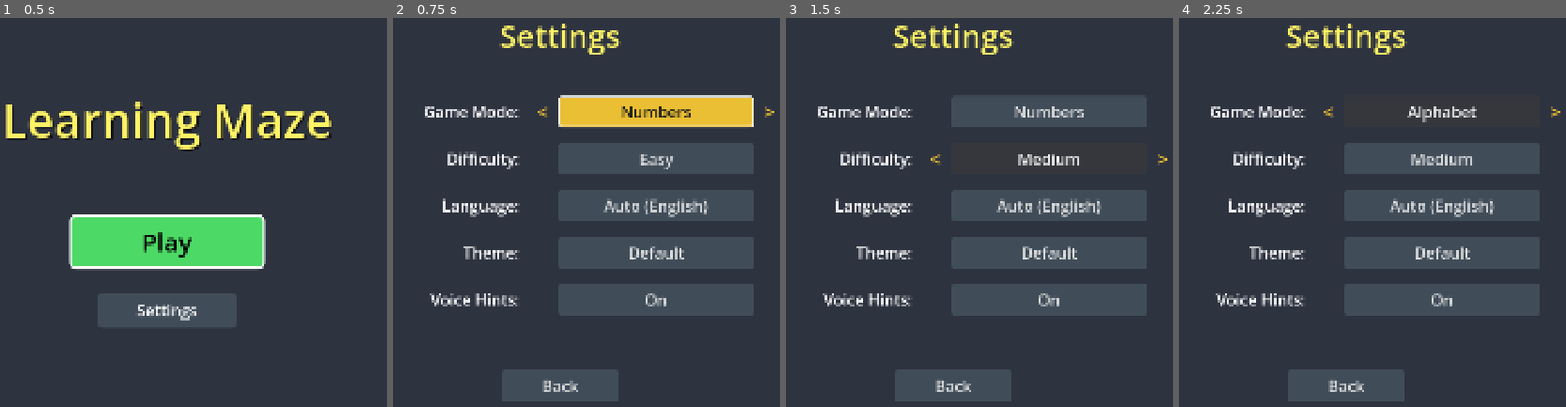
Above: before the commit, frames 1-4 (left to right).
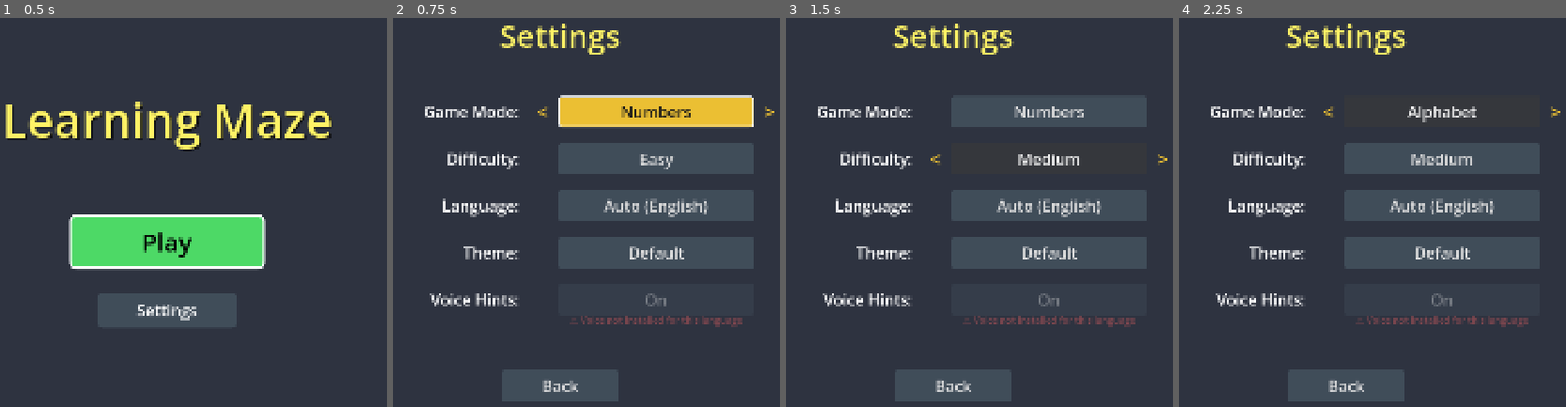
Above: after the commit, the same moments.

Repository: hausie007/LearingTVMaze
Game: Godot game, scene res://scenes/main_menu.tscn
Same seed, same stepped clock (60 frames per second), same inputs: the game is played once before the commit and once after it.
Inputs:
- Up to frame 1 (0.5 s): no input
- Up to frame 2 (0.75 s): click "Settings" at 0.5 s
- Up to frame 3 (1.5 s): click "Easy" at 1.25 s
- Up to frame 4 (2.25 s): click "Numbers" at 2 s

Frame 1 is identical in both runs. In frame 2, 0.6% of the frame differs, in the area x 45-91%, y 70-80%; in frame 3, 0.6%; in frame 4, 0.6%.

Commit message:
TTS voice check

Diff:
--- a/data/translations.csv
+++ b/data/translations.csv
@@ -43,3 +43,5 @@
 quit_confirm,Are you sure you want to exit?,Opravdu chcete odejít?,Möchten Sie wirklich beenden?,¿Estás seguro de que q …(238 unchanged characters)…
 yes,Yes,Ano,Ja,Sí,Oui,Sim,Ya,Có,Evet,Sì,Tak
 no,No,Ne,Nein,No,Non,Não,Tidak,Không,Hayır,No,Nie
+tts_missing,⚠ Voice not installed for this language,⚠ Hlas pro tento jazyk není nainstalován,⚠ Stimme für diese Sprache nicht installiert,⚠ Voz no instalada para este idioma,⚠ Voix non installée pour cette langue,⚠ Voz não instalada para este idioma,⚠ Suara tidak terpasang untuk bahasa ini,⚠ Chưa cài đặt giọng nói cho ngôn ngữ này,⚠ Bu dil için ses yüklü değil,⚠ Voce non installata per questa lingua,⚠ Głos dla tego języka nie jest zainstalowany
+tts_ready,✓ Voice installed,✓ Hlas je nainstalován,✓ Stimme installiert,✓ Voz instalada,✓ Voix installée,✓ Voz instalada,✓ Suara terpasang,✓ Đã cài đặt giọng nói,✓ Ses yüklü,✓ Voce installata,✓ Głos zainstalowany
--- a/scripts/game_config.gd
+++ b/scripts/game_config.gd
@@ -37,6 +37,11 @@
 ## Transient: the active word + emoji for the current Words-mode round.
 ## Format: {"word": "CAT", "emoji": "🐱"}  — NOT persisted.
 var current_word: Dictionary = {}
+
+## Cache of language codes that have at least one TTS voice installed.
+var _installed_tts_langs: Array[String] = []
+var _tts_scan_thread: Thread = null
+
 var theme_dir: String:
 	get:
 		var res_path := "res://themes/".path_join(theme_dir_name)
@@ -113,6 +118,34 @@
 func _ready() -> void:
 	load_settings()
 	TranslationServer.set_locale(get_effective_language())
+
+	# Start background TTS scan
+	_tts_scan_thread = Thread.new()
+	_tts_scan_thread.start(_scan_all_tts_voices)
+
+func _exit_tree() -> void:
+	if _tts_scan_thread and _tts_scan_thread.is_alive():
+		_tts_scan_thread.wait_to_finish()
+
+## Background worker to pre-cache voice availability.
+func _scan_all_tts_voices() -> void:
+	var results: Array[String] = []
+	for lang_code in LANGUAGES:
+		var check_lang = lang_code
+		if check_lang == "auto":
+			check_lang = get_effective_language()
+
+		# DisplayServer.tts_get_voices_for_language is safe to call from thread
+		if not DisplayServer.tts_get_voices_for_language(check_lang).is_empty():
+			if not results.has(lang_code):
+				results.append(lang_code)
+
+	# Atomically swap the results
+	_installed_tts_langs = results
+
+## Instantaneous cached check for voice availability.
+func is_tts_available(lang_code: String) -> bool:
+	return _installed_tts_langs.has(lang_code)
 
 func save_settings() -> void:
 	var config := ConfigFile.new()
--- a/scripts/settings_menu.gd
+++ b/scripts/settings_menu.gd
@@ -13,6 +13,7 @@
 const LANG_KEYS = ["lang_auto", "lang_english", "lang_czech", "lang_german", "lang_spanish", "lang_french", "lang_portuguese", "lang_indonesian", "lang_vietnamese", "lang_turkish", "lang_italian", "lang_polish"]
 const LANG_CODES = ["auto", "en", "cs", "de", "es", "fr", "pt", "id", "vi", "tr", "it", "pl"]
 var _is_saving: bool = false
+var _tts_warning_label: Label = null
 
 func _ready() -> void:
 	# Load current config state into temp variables
@@ -47,6 +48,29 @@
 	# Focus first interactive element for TV
 	if has_node("%ModeButton"):
 		%ModeButton.grab_focus()
+
+func _create_tts_warning() -> void:
+	if _tts_warning_label: return
+
+	# Add as a child of the button so it doesn't affect the parent container layout
+	var voice_btn = get_node_or_null("%VoiceButton")
+	if voice_btn:
+		_tts_warning_label = Label.new()
+		_tts_warning_label.horizontal_alignment = HORIZONTAL_ALIGNMENT_CENTER
+		_tts_warning_label.add_theme_font_size_override("font_size", 24) # Tiny bit bigger
+		_tts_warning_label.mouse_filter = Control.MOUSE_FILTER_IGNORE
+		_tts_warning_label.visible = false
+
+		voice_btn.add_child(_tts_warning_label)
+
+		# Overlay it beneath the button using anchors
+		_tts_warning_label.anchors_preset = Control.PRESET_CENTER_BOTTOM
+		_tts_warning_label.anchor_left = 0.0
+		_tts_warning_label.anchor_right = 1.0
+		_tts_warning_label.anchor_top = 1.0
+		_tts_warning_label.anchor_bottom = 1.0
+		_tts_warning_label.grow_vertical = Control.GROW_DIRECTION_BOTH
+		_tts_warning_label.offset_top = 25 # More below, not touching the button!
 
 func _input(event: InputEvent) -> void:
 	if _is_saving: return
@@ -146,8 +170,28 @@
 
 	if has_node("%ThemeButton") and temp_theme_idx < themes.size():
 		%ThemeButton.text = themes[temp_theme_idx].capitalize()
+
 	if has_node("%VoiceButton"):
 		%VoiceButton.text = tr("on") if temp_voice else tr("off")
+
+		# Instant check using Config's background cache
+		var current_lang_code = LANG_CODES[temp_lang_idx]
+		var is_available = Config.is_tts_available(current_lang_code) if Config else false
+
+		if not is_available:
+			%VoiceButton.modulate = Color(1, 1, 1, 0.4) # Dimmed
+			if not _tts_warning_label: _create_tts_warning()
+			if _tts_warning_label:
+				_tts_warning_label.visible = true
+				_tts_warning_label.text = tr("tts_missing")
+				_tts_warning_label.add_theme_color_override("font_color", Color(1.0, 0.4, 0.4)) # Soft red
+		else:
+			%VoiceButton.modulate = Color(1, 1, 1, 1.0) # Full
+			if not _tts_warning_label: _create_tts_warning()
+			if _tts_warning_label:
+				_tts_warning_label.visible = true
+				_tts_warning_label.text = tr("tts_ready")
+				_tts_warning_label.add_theme_color_override("font_color", Color(0.4, 0.8, 0.4)) # Green
 
 func _update_static_labels() -> void:
 	# Update row titles and other static text to current language
Binary file changed: data/translations.cs.translation
Binary file changed: data/translations.de.translation
Binary file changed: data/translations.en.translation
Binary file changed: data/translations.es.translation
Binary file changed: data/translations.fr.translation
Binary file changed: data/translations.id.translation
Binary file changed: data/translations.it.translation
Binary file changed: data/translations.pl.translation
Binary file changed: data/translations.pt.translation
Binary file changed: data/translations.tr.translation
Binary file changed: data/translations.vi.translation
